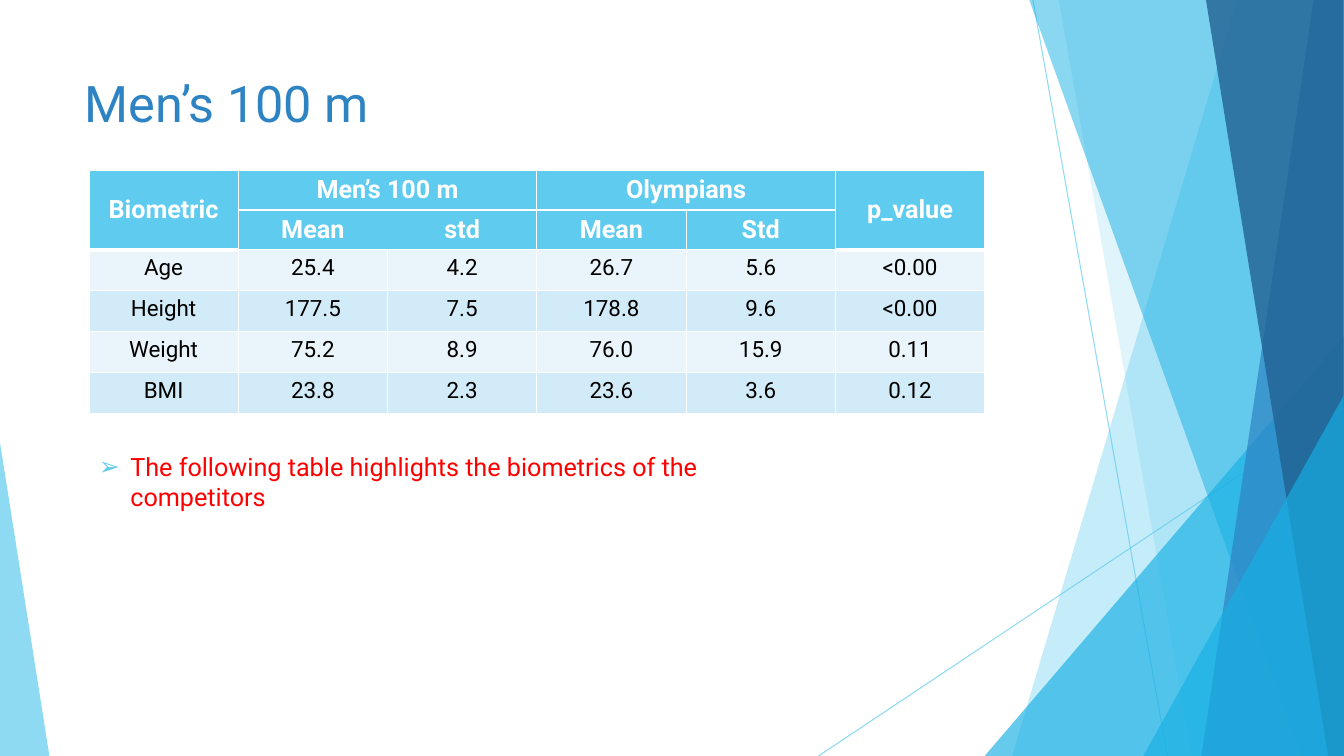
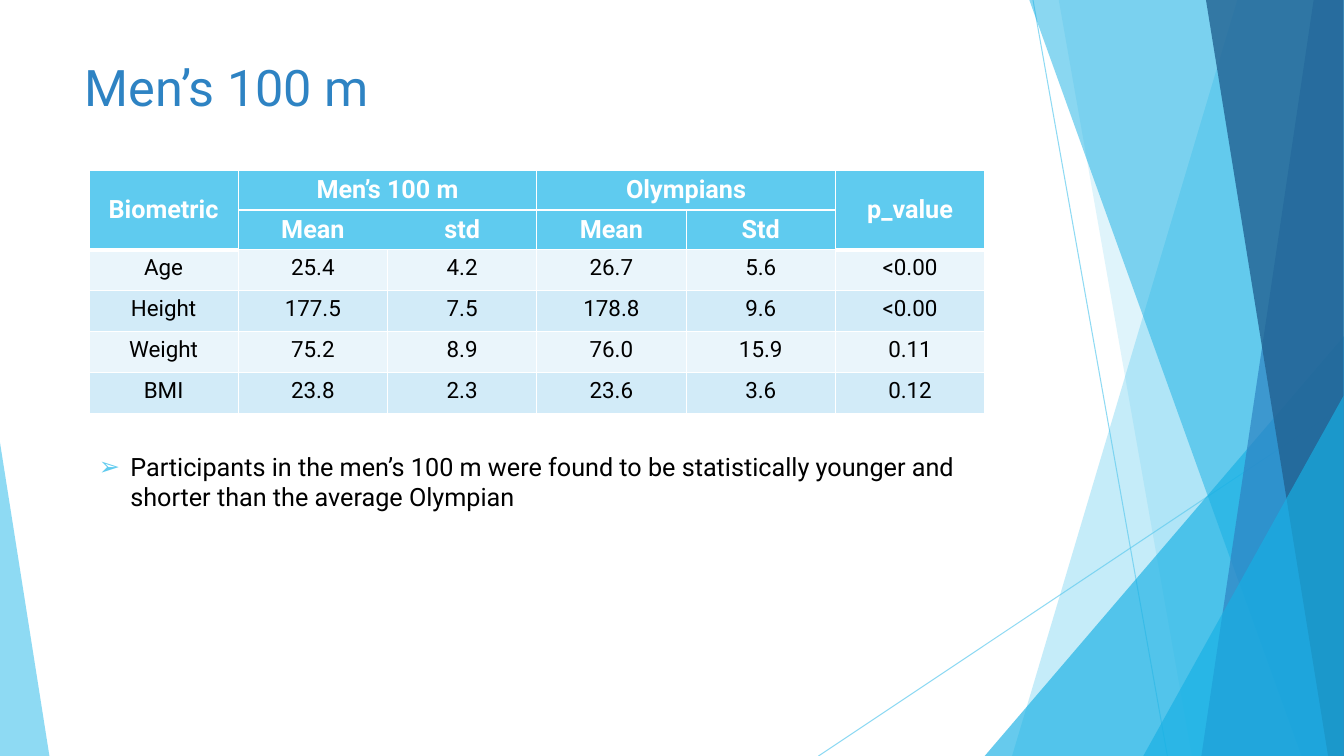
Before and after one commit to catherinekelly33/Portfolio_olympics, a slide deck: slide 9 of Results_presentation.pptx. Drawn at 1344x756 pixels with LibreOffice and Linux fonts; fonts in the diff are those of the drawing. Boxes give left, top, right and bottom in pixels: in the first picture for what was removed or moved away, otherwise in the second. Text is boxed around its words. In the diff, an @@ line names an element or a change of style, - is before the commit and + after.

```diff
--- a/Results_presentation.pptx
+++ b/Results_presentation.pptx
@@ title "Men’s 100 m": place and size @@
-title "Men’s 100 m" at (85, 84, 369, 123)
+title "Men’s 100 m" at (85, 68, 369, 107)
@@ text at (130, 457, 954, 512): text changed; text colour #FF0000 to #000000 @@
-➢ The following table highlights the biometrics of the competitors
+➢ Participants in the men’s 100 m were found to be statistically younger and shorter than the average Olympian
```
Also in this commit, not shown: 20 other slides changed, 1 slide added, 4 other files.
